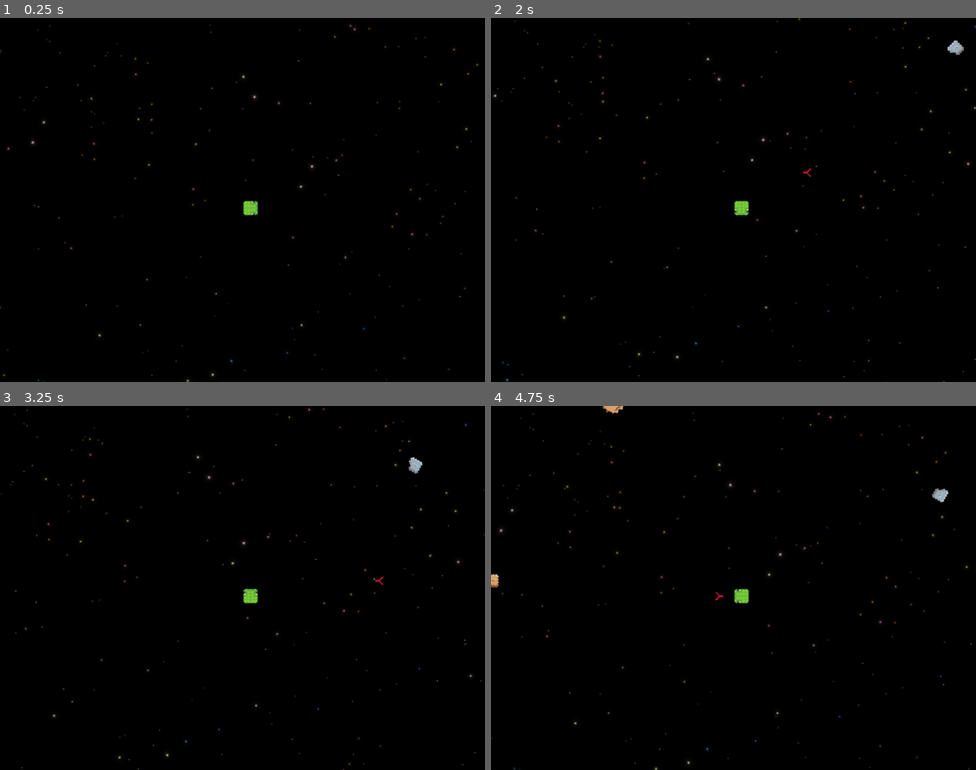
Above: before the commit, frames 1-4 (two rows, left to right).
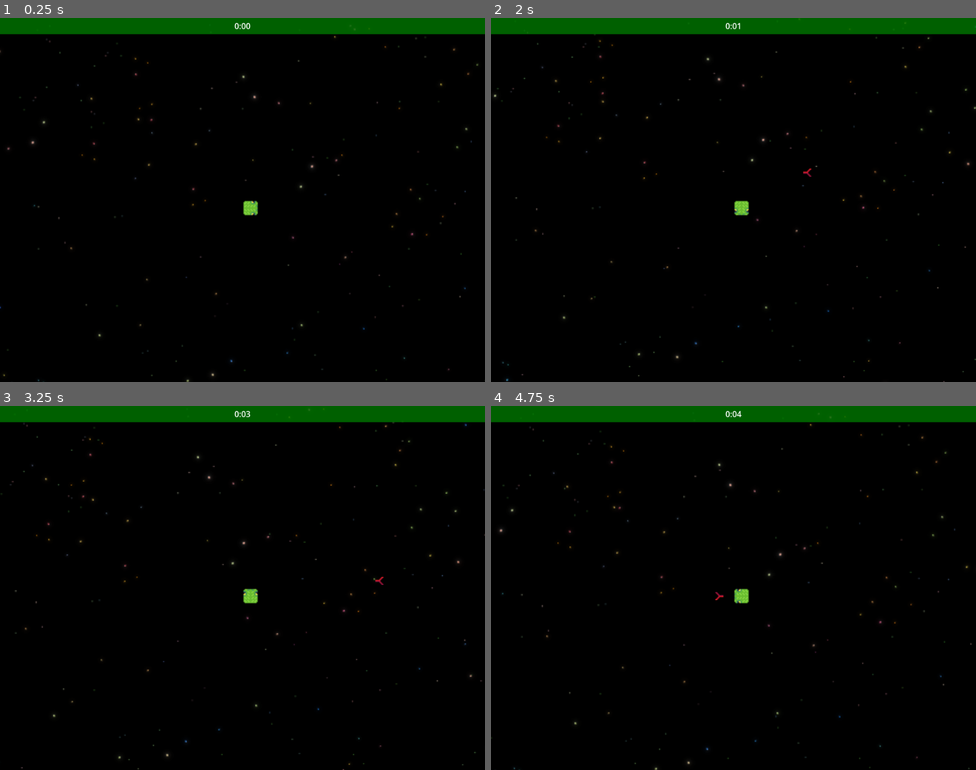
Above: after the commit, the same moments.

Repository: jaerrib/space-snake-survivor
Game: Godot game, scene res://scenes/main/main.tscn
Same seed, same stepped clock (60 frames per second), same inputs: the game is played once before the commit and once after it. Before the commit the project starts from res://scenes/level/level.tscn.
Inputs:
- Up to frame 1 (0.25 s): no input
- Up to frame 2 (2 s): hold D (right) 0.53-1.28 s; tap P (xp_spawn) at 0.6, 1.35 s; hold S (down) from 1.28 s (still down)
- Up to frame 3 (3.25 s): release S (down) at 2.03 s; hold D (right) 2.03-2.78 s; tap P (xp_spawn) at 2.1, 2.85 s; hold Up (up) from 2.78 s (still down)
- Up to frame 4 (4.75 s): release Up (up) at 3.53 s; hold A (left) from 3.53 s (still down); tap P (xp_spawn) at 3.6, 4.35 s

The runs differ from the first frame. In frame 1, 4.5% of the frame differs, in the area x 0-100%, y 0-5%; in frame 2, 4.6%; in frame 3, 4.6%; in frame 4, 4.7%, in the area x 0-100%, y 0-50%.

Commit message:
Set up hud framework and main scene

Diff:
--- a/project.godot
+++ b/project.godot
@@ -11,7 +11,7 @@
 [application]
 
 config/name="Space Snake Survivor"
-run/main_scene="uid://biiskars8k5vj"
+run/main_scene="uid://bf8sagvh3beum"
 config/features=PackedStringArray("4.4", "GL Compatibility")
 config/icon="res://icon.svg"
 
--- a/scenes/enemy_spawner/enemy_spawner.tscn
+++ b/scenes/enemy_spawner/enemy_spawner.tscn
@@ -6,7 +6,7 @@
 [sub_resource type="Resource" id="Resource_hibn7"]
 script = ExtResource("2_hibn7")
 time_start = 0
-time_end = 10
+time_end = 600
 enemy = 0
 enemy_num = 1
 enemy_spawn_delay = 1
@@ -14,25 +14,43 @@
 
 [sub_resource type="Resource" id="Resource_hcuxm"]
 script = ExtResource("2_hibn7")
-time_start = 0
-time_end = 10
+time_start = 300
+time_end = 600
+enemy = 1
+enemy_num = 1
+enemy_spawn_delay = 2
+metadata/_custom_type_script = "uid://bdo7p2djb1o70"
+
+[sub_resource type="Resource" id="Resource_rrnmd"]
+script = ExtResource("2_hibn7")
+time_start = 600
+time_end = 1200
+enemy = 0
+enemy_num = 2
+enemy_spawn_delay = 1
+metadata/_custom_type_script = "uid://bdo7p2djb1o70"
+
+[sub_resource type="Resource" id="Resource_gppuq"]
+script = ExtResource("2_hibn7")
+time_start = 600
+time_end = 1200
 enemy = 1
 enemy_num = 1
 enemy_spawn_delay = 1
 metadata/_custom_type_script = "uid://bdo7p2djb1o70"
 
-[sub_resource type="Resource" id="Resource_rrnmd"]
+[sub_resource type="Resource" id="Resource_33mpf"]
 script = ExtResource("2_hibn7")
-time_start = 0
-time_end = 10
+time_start = 900
+time_end = 1200
 enemy = 2
 enemy_num = 1
-enemy_spawn_delay = 1
+enemy_spawn_delay = 2
 metadata/_custom_type_script = "uid://bdo7p2djb1o70"
 
 [node name="EnemySpawner" type="Node2D"]
 script = ExtResource("1_85wi1")
-spawns = Array[ExtResource("2_hibn7")]([SubResource("Resource_hibn7"), SubResource("Resource_hcuxm"), SubResource("Resource_rrnmd")])
+spawns = Array[ExtResource("2_hibn7")]([SubResource("Resource_hibn7"), SubResource("Resource_hcuxm"), SubResource("Resource_rrnmd"), SubResource("Resource_gppuq"), SubResource("Resource_33mpf")])
 
 [node name="Timer" type="Timer" parent="."]
 autostart = true
--- /dev/null
+++ b/scenes/hud/hud.tscn
@@ -0,0 +1,44 @@
+[gd_scene load_steps=3 format=3 uid="uid://bm6ipr5efunpg"]
+
+[ext_resource type="Script" uid="uid://6ng35qfvmyvj" path="res://scenes/hud/timer.gd" id="1_48c2t"]
+
+[sub_resource type="LabelSettings" id="LabelSettings_48c2t"]
+
+[node name="HUD" type="Control"]
+layout_mode = 3
+anchors_preset = 15
+anchor_right = 1.0
+anchor_bottom = 1.0
+grow_horizontal = 2
+grow_vertical = 2
+
+[node name="MC" type="MarginContainer" parent="."]
+layout_mode = 1
+anchors_preset = 15
+anchor_right = 1.0
+anchor_bottom = 1.0
+grow_horizontal = 2
+grow_vertical = 2
+metadata/_edit_use_anchors_ = true
+
+[node name="MC2" type="MarginContainer" parent="MC"]
+layout_mode = 2
+size_flags_vertical = 0
+
+[node name="ColorRect" type="ColorRect" parent="MC/MC2"]
+custom_minimum_size = Vector2(0, 32)
+layout_mode = 2
+color = Color(0, 0.501961, 0, 0.752941)
+
+[node name="HB" type="HBoxContainer" parent="MC/MC2"]
+layout_mode = 2
+alignment = 1
+
+[node name="Label" type="Label" parent="MC/MC2/HB"]
+layout_mode = 2
+text = "00:00"
+label_settings = SubResource("LabelSettings_48c2t")
+
+[node name="LevelTimer" type="Timer" parent="."]
+autostart = true
+script = ExtResource("1_48c2t")
--- /dev/null
+++ b/scenes/hud/timer.gd
@@ -0,0 +1,22 @@
+extends Timer
+
+const LEVEL_LENGTH: int = 1800 #in seconds
+
+@onready var level_timer: Timer = $"."
+@onready var label: Label = $"../MC/MC2/HB/Label"
+
+
+func _ready() -> void:
+	level_timer.wait_time = LEVEL_LENGTH
+	level_timer.start()
+
+
+func _process(delta: float) -> void:
+	update_label()
+
+
+func update_label() -> void:
+	var time_elapsed: int = int(LEVEL_LENGTH - level_timer.time_left)
+	var minutes: int = time_elapsed / 60
+	var seconds: int = time_elapsed % 60
+	label.text = str(minutes) + ":" + str(seconds).pad_zeros(2)
--- /dev/null
+++ b/scenes/main/main.tscn
@@ -0,0 +1,12 @@
+[gd_scene load_steps=3 format=3 uid="uid://bf8sagvh3beum"]
+
+[ext_resource type="PackedScene" uid="uid://biiskars8k5vj" path="res://scenes/level/level.tscn" id="1_iuonh"]
+[ext_resource type="PackedScene" uid="uid://bm6ipr5efunpg" path="res://scenes/hud/hud.tscn" id="2_k2fmo"]
+
+[node name="Main" type="Node2D"]
+
+[node name="Level" parent="." instance=ExtResource("1_iuonh")]
+
+[node name="CanvasLayer" type="CanvasLayer" parent="."]
+
+[node name="HUD" parent="CanvasLayer" instance=ExtResource("2_k2fmo")]
Not shown: 1 places in scenes/enemy_spawner/enemy_spawner.tscn that only renumber resources
Not shown, added: scenes/hud/timer.gd.uid
